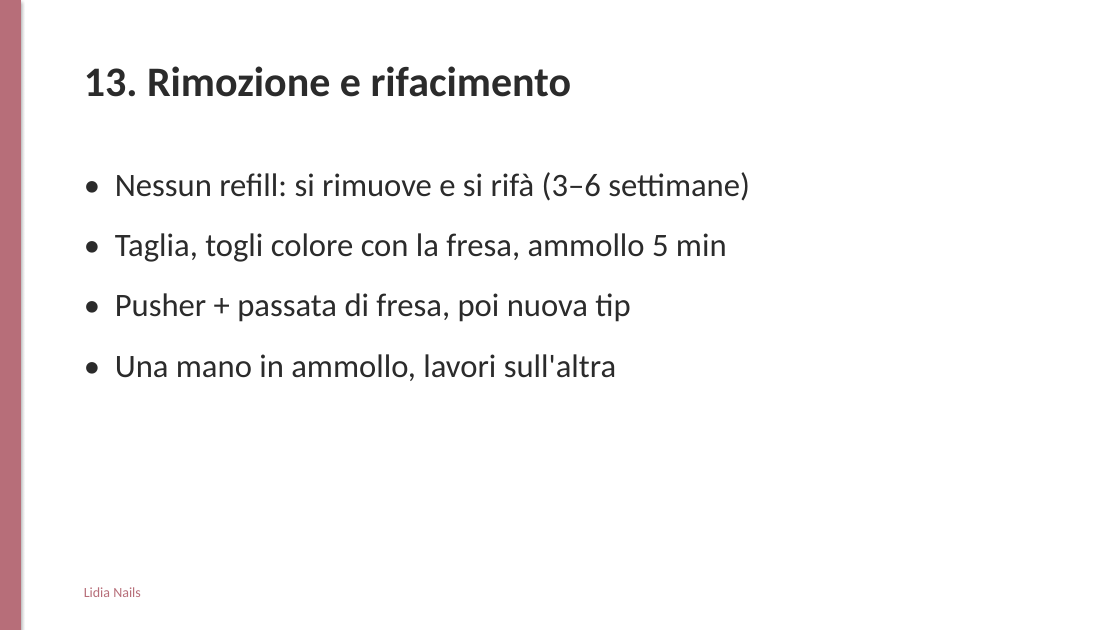
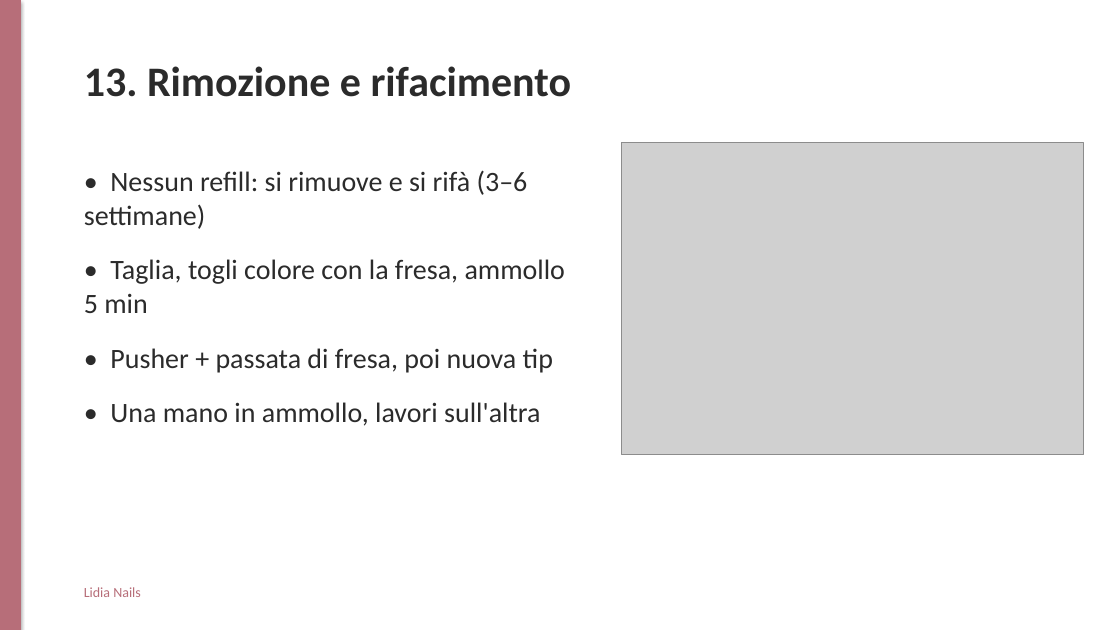
Before and after one commit to williamroma85-design/woxel-ig-assets, a slide deck: slide 14 of lidia-nails-corso/output/slide-lezione.pptx. Drawn at 1120x630 pixels with LibreOffice and Linux fonts; fonts in the diff are those of the drawing; grey boxes stand for pictures. Boxes give left, top, right and bottom in pixels: in the first picture for what was removed or moved away, otherwise in the second. Text is boxed around its words. In the diff, an @@ line names an element or a change of style, - is before the commit and + after.

```diff
--- a/lidia-nails-corso/output/slide-lezione.pptx
+++ b/lidia-nails-corso/output/slide-lezione.pptx
@@ picture added at <box>622,143,1084,455</box> @@
@@ text "• Nessun refill: si rimuove ..." at <box>84,170,565,426</box>: size 28 to 24 pt @@
```
Also in this commit, not shown: 8 other slides changed, 14 other files.
